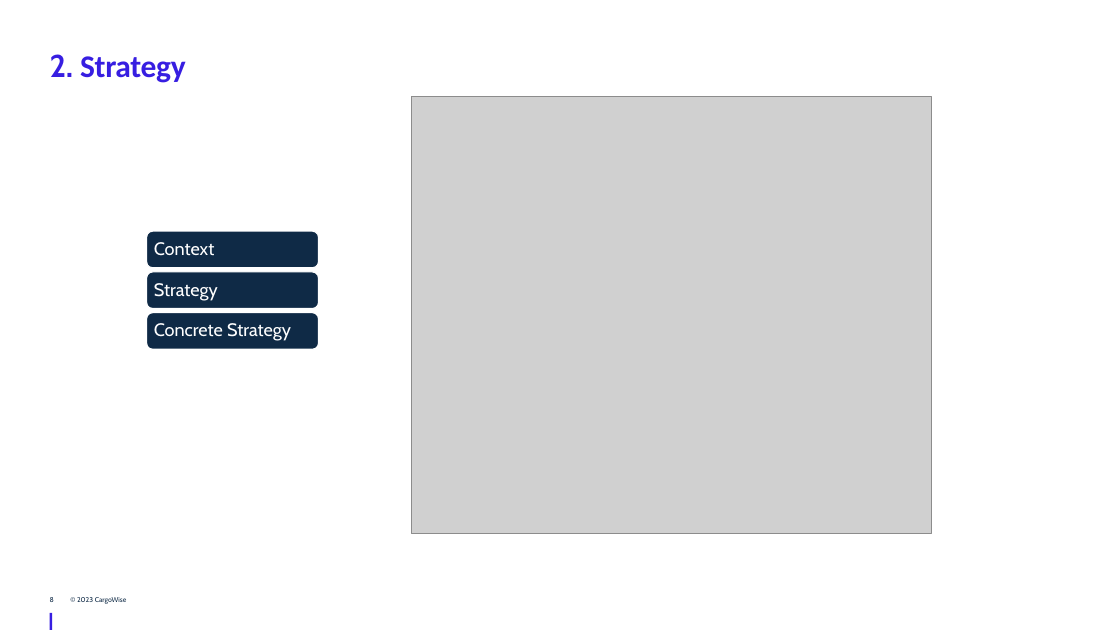
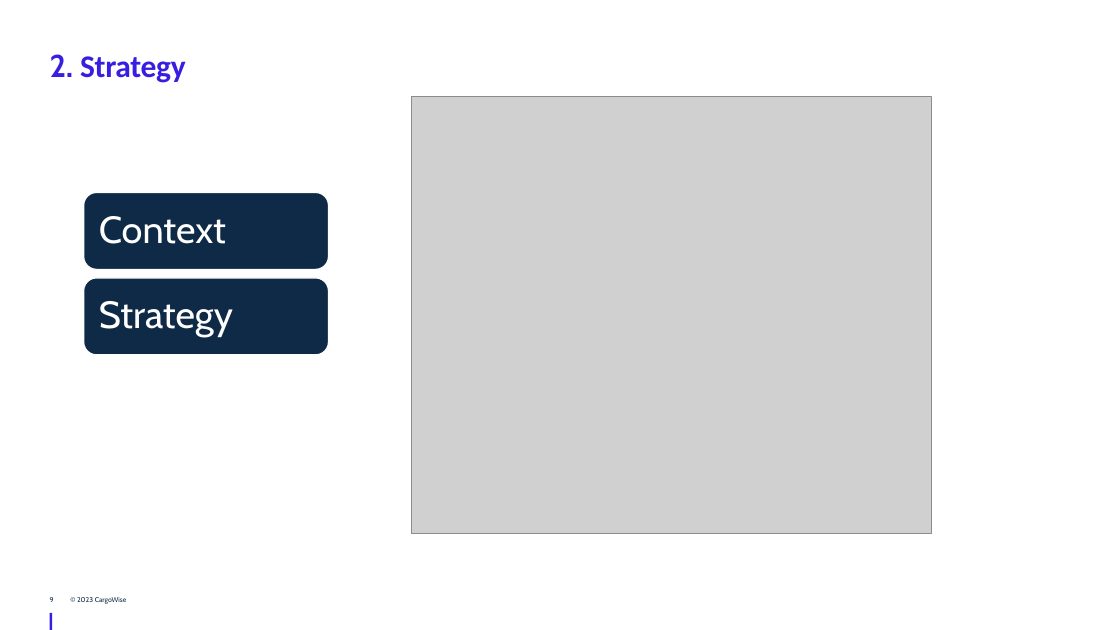
Before and after one commit to JingwenLi/DesignPatterns, a slide deck: slide 9 of DesignPatterns/Behavioral Design Patterns/Behavioral Design Patterns - WTG.pptx (slide 8 before the commit). Drawn at 1120x630 pixels with LibreOffice and Linux fonts; fonts in the diff are those of the drawing; grey boxes stand for pictures; background and template pictures are left out. Boxes give left, top, right and bottom in pixels: in the first picture for what was removed or moved away, otherwise in the second. Text is boxed around its words. In the diff, an @@ line names an element or a change of style, - is before the commit and + after.

```diff
--- a/DesignPatterns/Behavioral Design Patterns/Behavioral Design Patterns - WTG.pptx
+++ b/DesignPatterns/Behavioral Design Patterns/Behavioral Design Patterns - WTG.pptx
@@ rounded rectangle: place and size @@
-rounded rectangle at (147,231,318,268)
+rounded rectangle at (84,192,328,269)
@@ text "Context": place and size @@
-text "Context" at (154,242,215,256)
+text "Context" at (99,216,226,244)
@@ text "Context" at (99,216,226,244): size 31 to 65 pt; more space between paragraphs @@
@@ rounded rectangle: place and size @@
-rounded rectangle at (147,312,318,349)
+rounded rectangle at (84,278,328,355)
@@ text "Strategy" at (99,301,233,337): size 31 to 65 pt; more space between paragraphs @@
@@ text "Strategy": place and size @@
-text "Strategy" at (154,283,218,301)
+text "Strategy" at (99,301,233,337)
@@ rounded rectangle removed at (147,272,318,308) @@
@@ text removed at (154,323,291,341) @@
-Concrete Strategy
```
Also in this commit, not shown: 9 other slides changed, 3 slides added, 2 other files.
